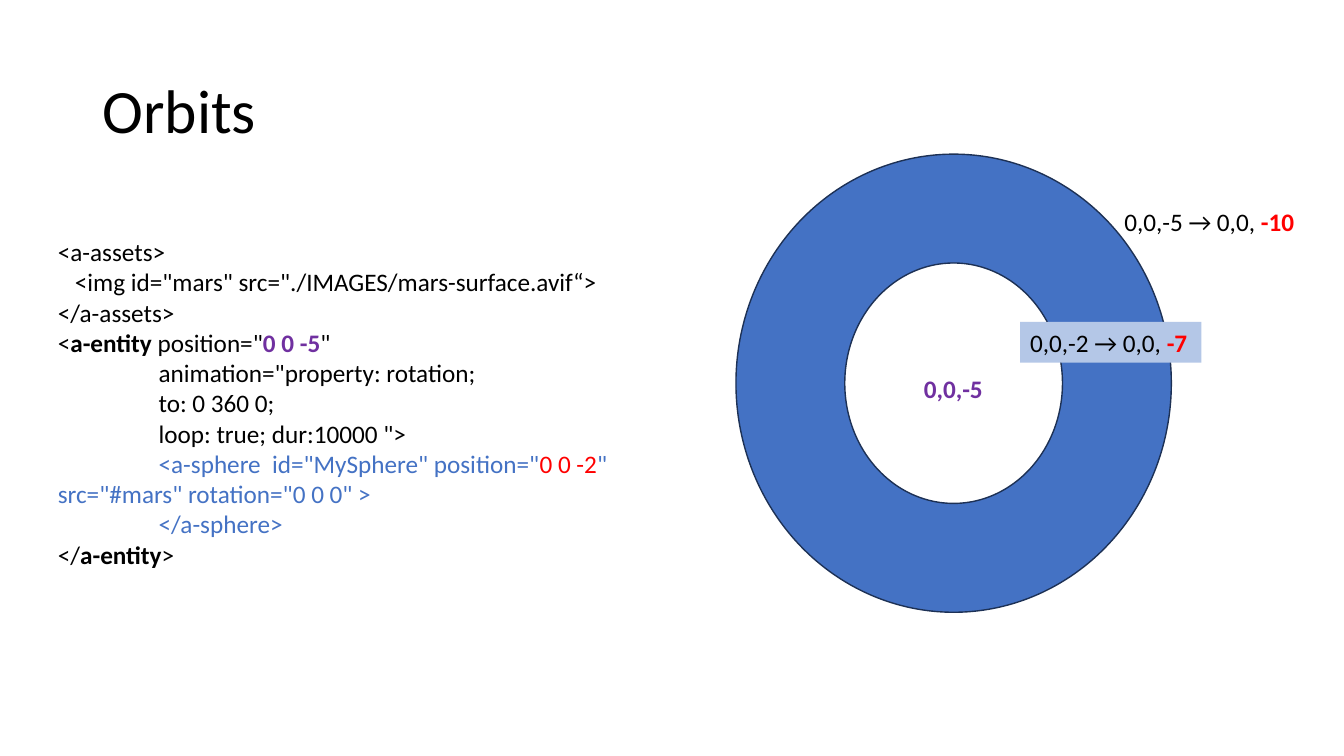
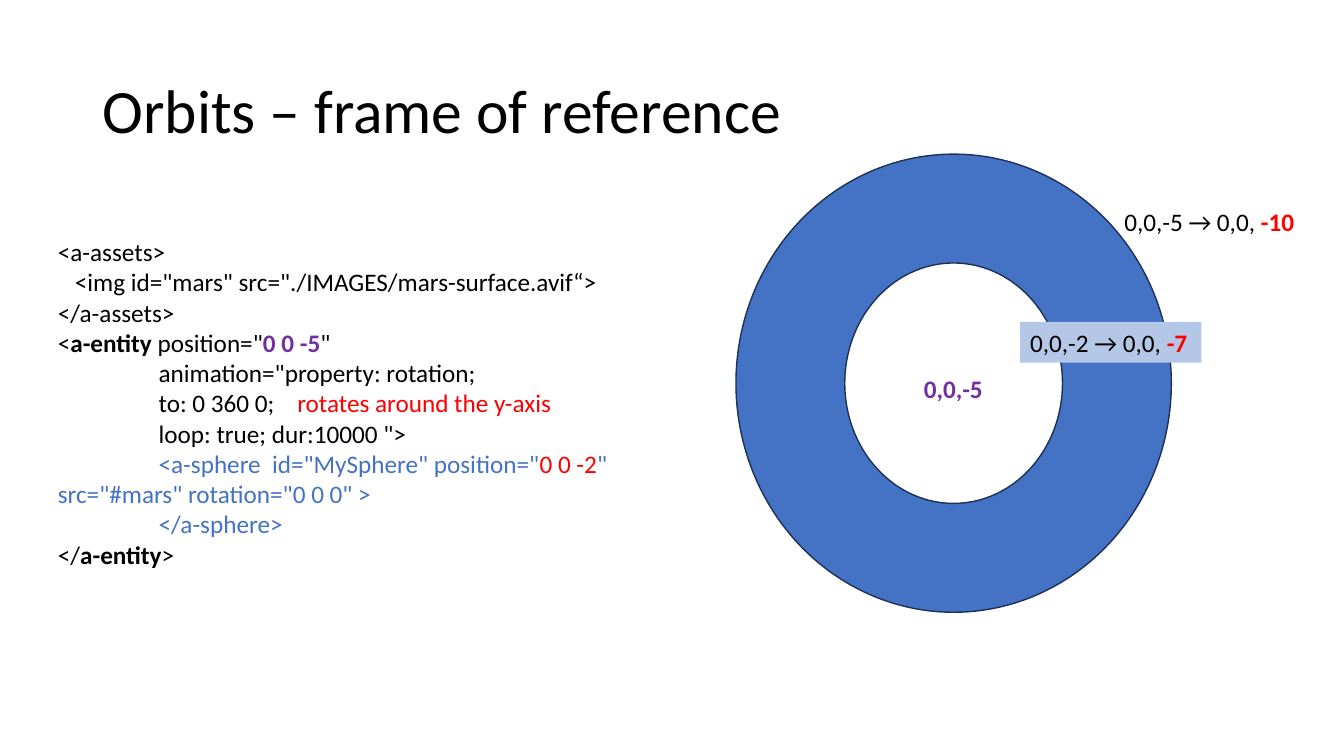
Before and after one commit to wonder-phil/UEMCON-2025, a slide deck: slide 13 of p04/A-frame-moving-geometric-objects.pptx (slide 11 before the commit). Drawn at 1344x756 pixels with LibreOffice and Linux fonts; fonts in the diff are those of the drawing. Boxes give left, top, right and bottom in pixels: in the first picture for what was removed or moved away, otherwise in the second. Text is boxed around its words. In the diff, an @@ line names an element or a change of style, - is before the commit and + after.

```diff
--- a/p04/A-frame-moving-geometric-objects.pptx
+++ b/p04/A-frame-moving-geometric-objects.pptx
@@ title at (x1=102, y1=90, x2=781, y2=134): text changed @@
-Orbits
+Orbits – frame of reference
@@ text at (x1=159, y1=394, x2=551, y2=416): text changed; text colour #000000 to #FF0000 @@
-to: 0 360 0;
+to: 0 360 0; rotates around the y-axis
```
Also in this commit, not shown: 2 other slides changed, 3 slides added, 20 other files.
